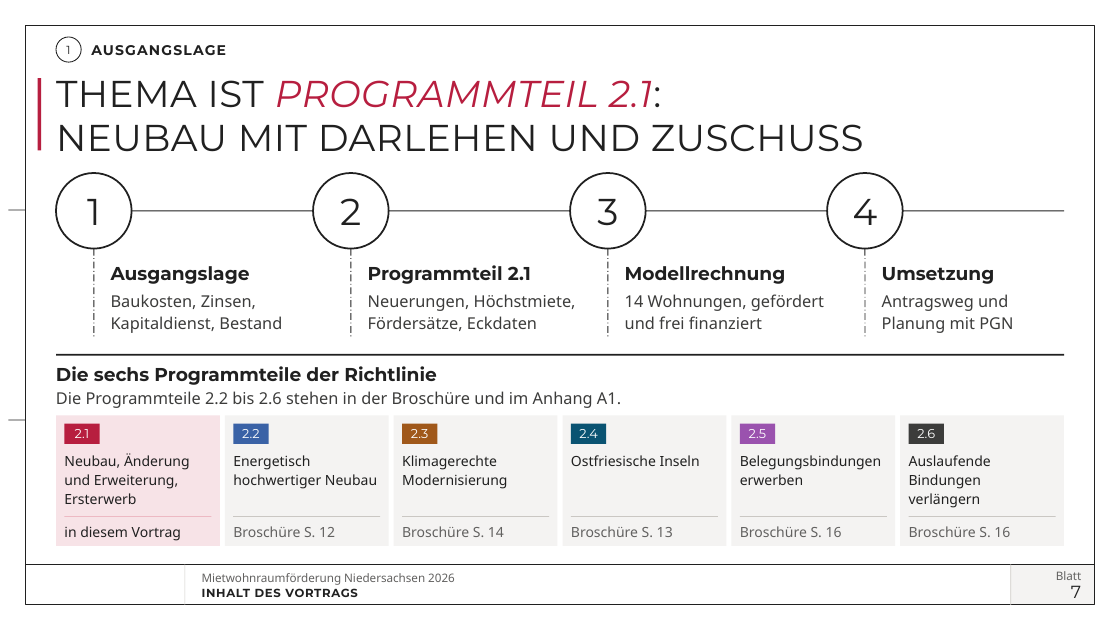
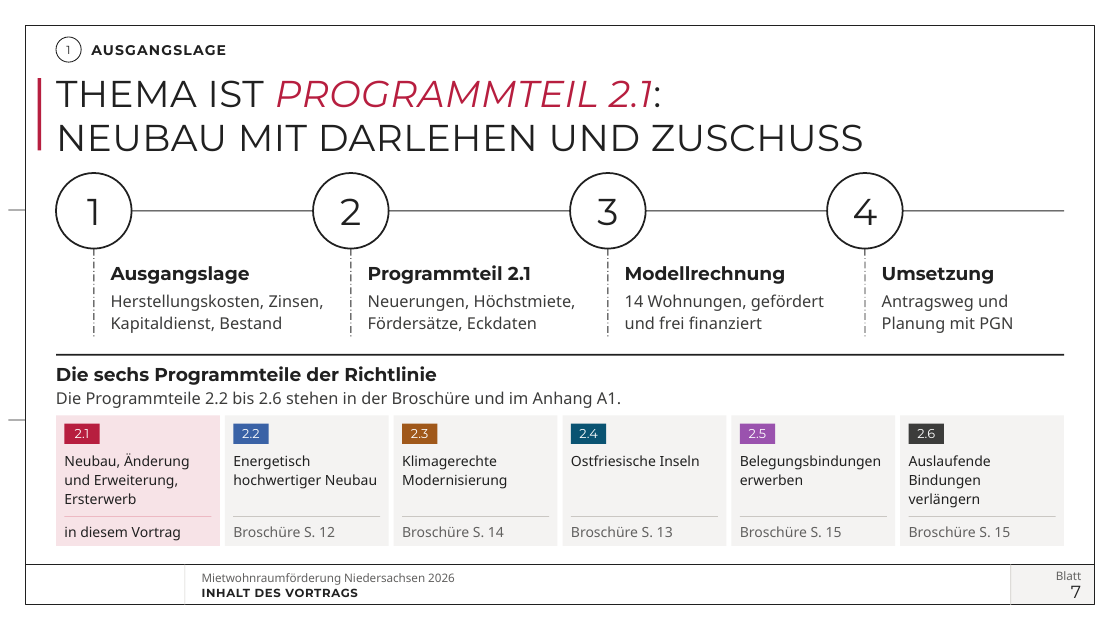
Before and after one commit to vgedaschko/NBank, a slide deck: slide 7 of praesentation/dist/PGN-Mietwohnraumfoerderung-Niedersachsen-2026-Vortrag.pptx. Drawn at 1120x630 pixels with LibreOffice and Linux fonts; fonts in the diff are those of the drawing; background and template pictures are left out. Boxes give left, top, right and bottom in pixels: in the first picture for what was removed or moved away, otherwise in the second. Text is boxed around its words. In the diff, an @@ line names an element or a change of style, - is before the commit and + after.

```diff
--- a/praesentation/dist/PGN-Mietwohnraumfoerderung-Niedersachsen-2026-Vortrag.pptx
+++ b/praesentation/dist/PGN-Mietwohnraumfoerderung-Niedersachsen-2026-Vortrag.pptx
@@ text at (111,294,324,311): text changed @@
-Baukosten, Zinsen,
+Herstellungskosten, Zinsen,
@@ text at (740,526,842,537): text changed @@
-Broschüre S. 16
+Broschüre S. 15
@@ text at (909,526,1010,537): text changed @@
-Broschüre S. 16
+Broschüre S. 15
```
Also in this commit, not shown: 18 other slides changed, 1 slide removed, 52 other files.
